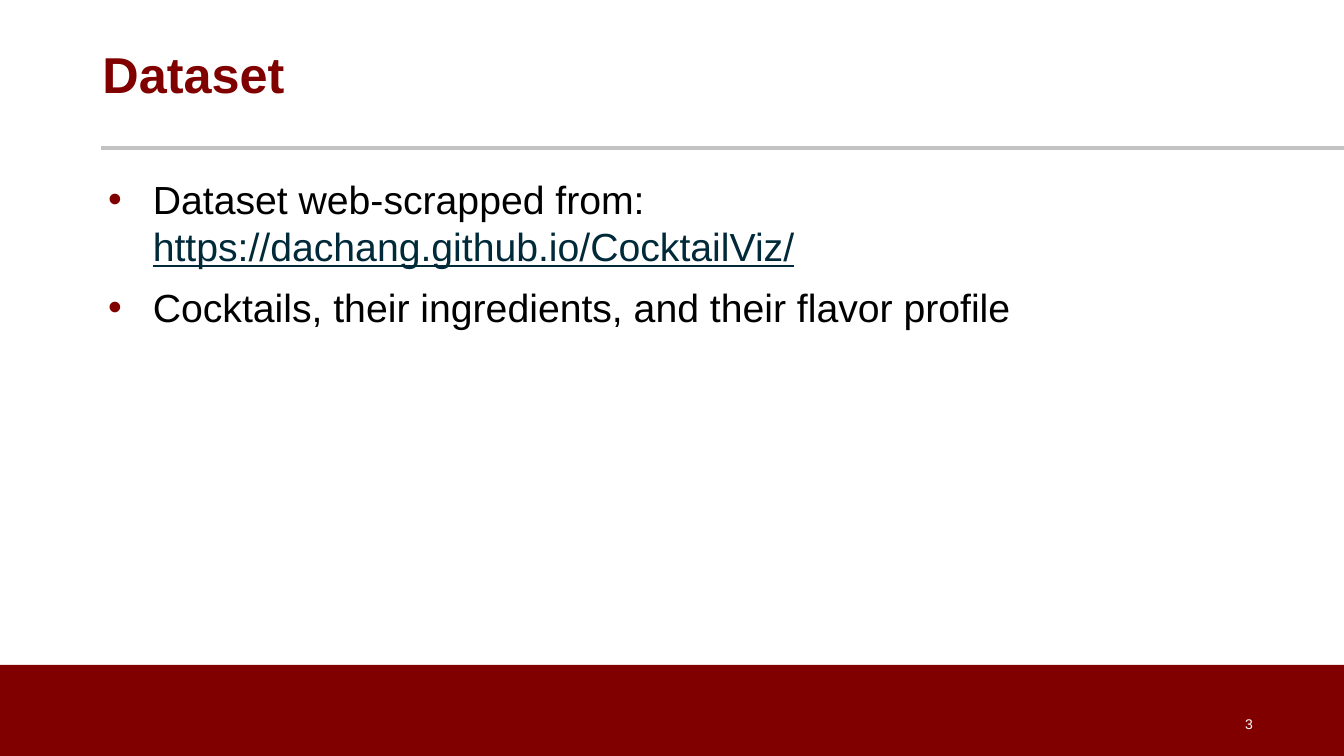
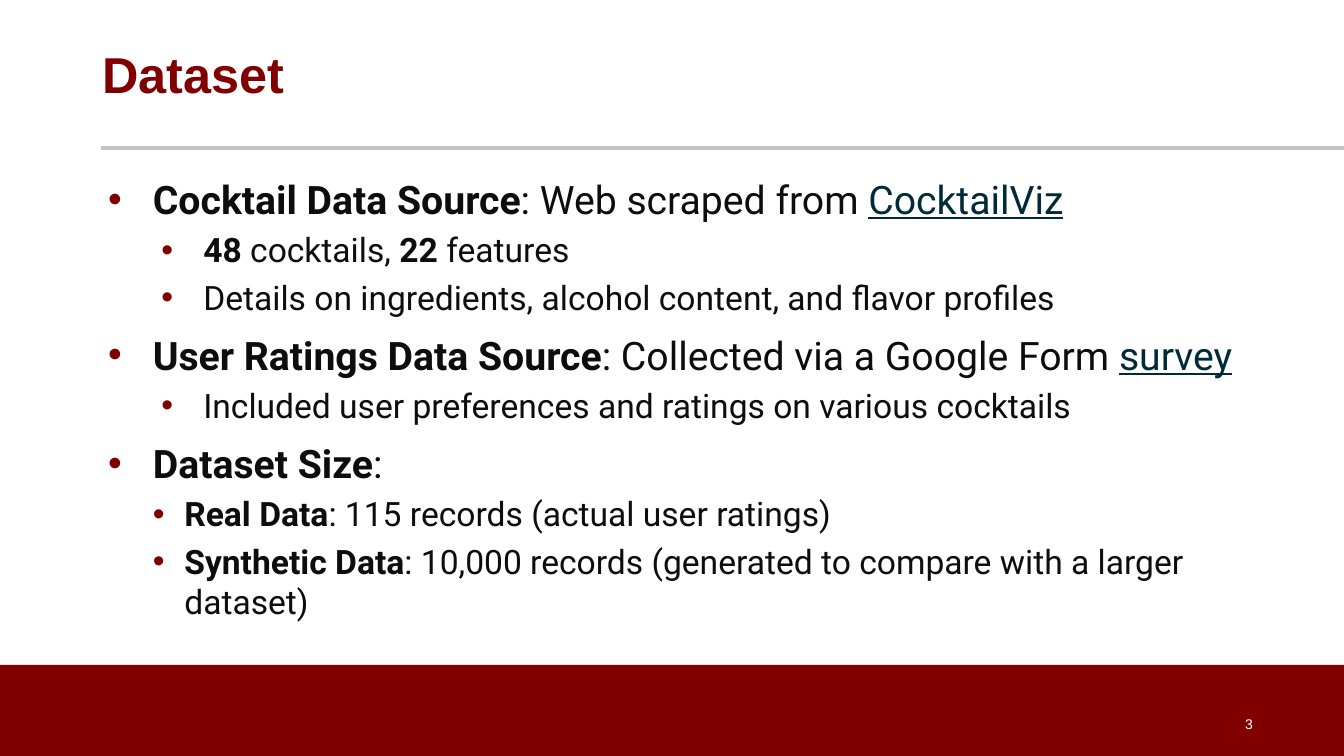
Before and after one commit to dpatel77/CocktailRecommenderSystem, a slide deck: slide 3 of Cocktail_Recommendation_System.pptx. Drawn at 1344x756 pixels with LibreOffice and Linux fonts; fonts in the diff are those of the drawing; background and template pictures are left out. Boxes give left, top, right and bottom in pixels: in the first picture for what was removed or moved away, otherwise in the second. Text is boxed around its words. In the diff, an @@ line names an element or a change of style, - is before the commit and + after.

```diff
--- a/Cocktail_Recommendation_System.pptx
+++ b/Cocktail_Recommendation_System.pptx
@@ text at (x1=153, y1=184, x2=1232, y2=622): text changed; size 28 to 24 pt; font Arial to Roboto; text colour #000000 to #0D0D0D @@
-• Dataset web-scrapped from: https://dachang.github.io/CocktailViz/
-• Cocktails, their ingredients, and their flavor profile
+• Cocktail Data Source: Web scraped from CocktailViz
+  • 48 cocktails, 22 features
+  • Details on ingredients, alcohol content, and flavor profiles
+• User Ratings Data Source: Collected via a Google Form survey
+  • Included user preferences and ratings on various cocktails
+• Dataset Size:
+  • Real Data: 115 records (actual user ratings)
+  • Synthetic Data: 10,000 records (generated to compare with a larger dataset)
```
Also in this commit, not shown: 6 other slides changed, 12 slides added, 1 slide removed.
